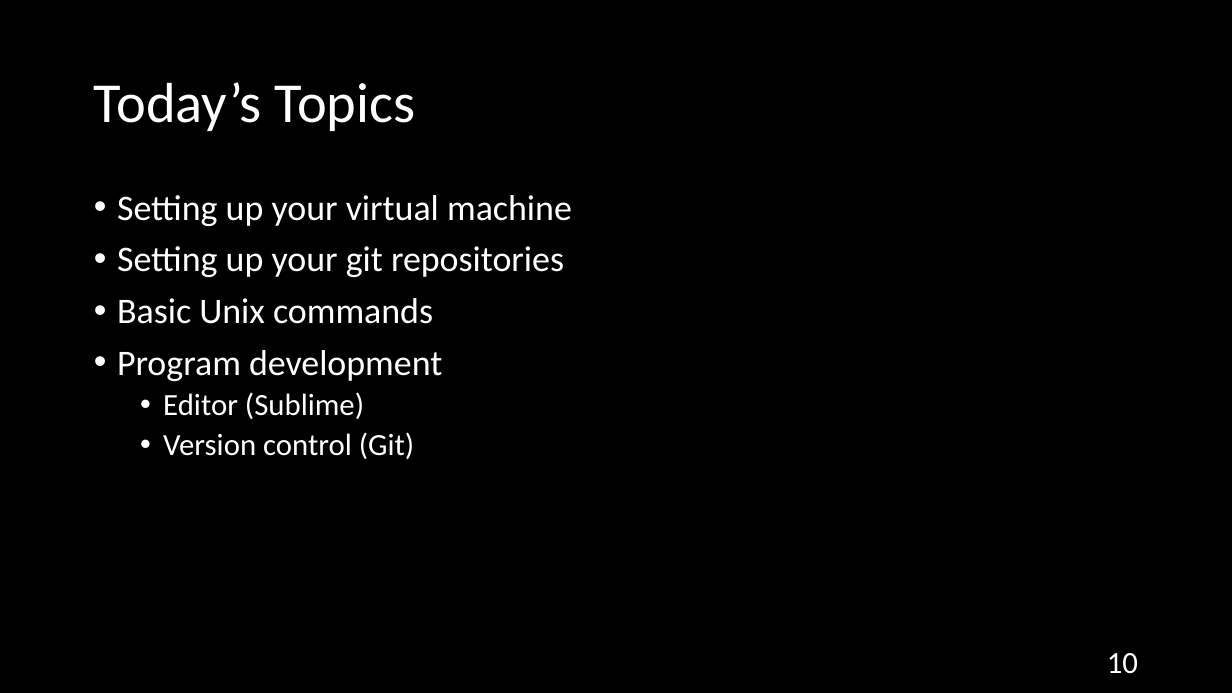
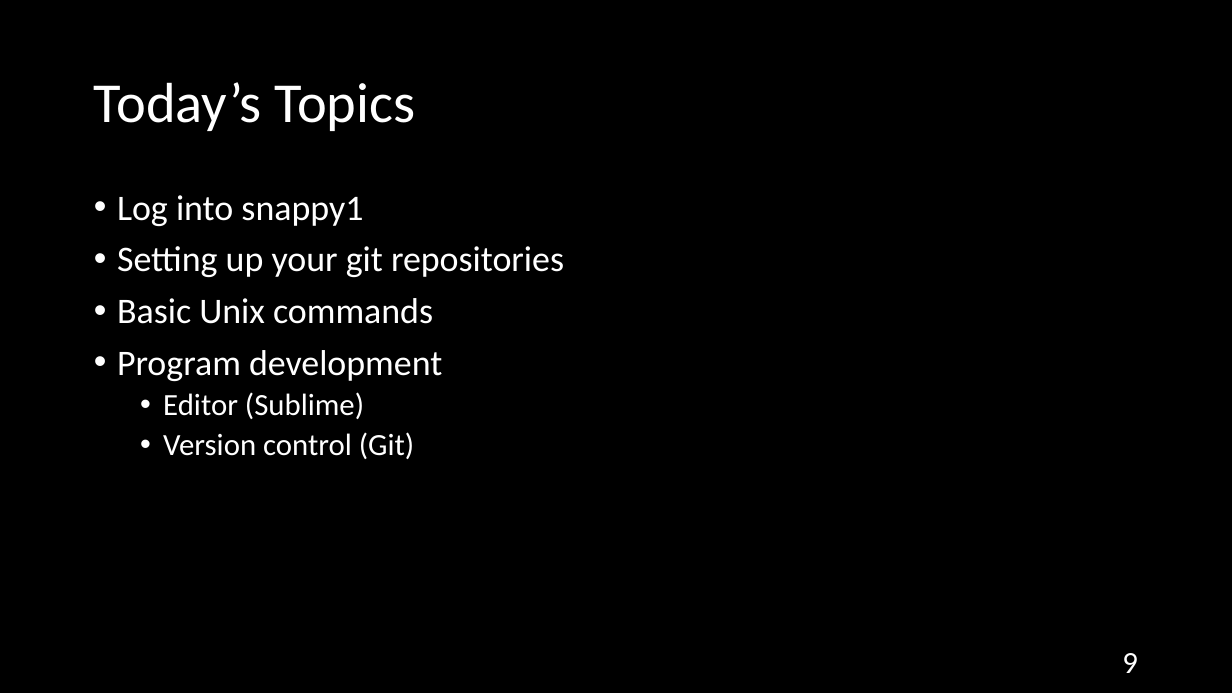
Before and after one commit to NYU-CSO/nyu-cso.github.io, a slide deck: slide 9 of rec-notes/r01.pptx (slide 10 before the commit). Drawn at 1232x693 pixels with LibreOffice and Linux fonts; fonts in the diff are those of the drawing. Boxes give left, top, right and bottom in pixels: in the first picture for what was removed or moved away, otherwise in the second. Text is boxed around its words. In the diff, an @@ line names an element or a change of style, - is before the commit and + after.

```diff
--- a/rec-notes/r01.pptx
+++ b/rec-notes/r01.pptx
@@ text at <box>117,195,363,226</box>: text changed @@
-• Setting up your virtual machine
+• Log into snappy1
@@ page number at <box>1122,653,1138,673</box>: text changed @@
-10
+9
```
Also in this commit, not shown: 8 other slides changed, 1 slide added, 3 slides removed, 1 other file.
